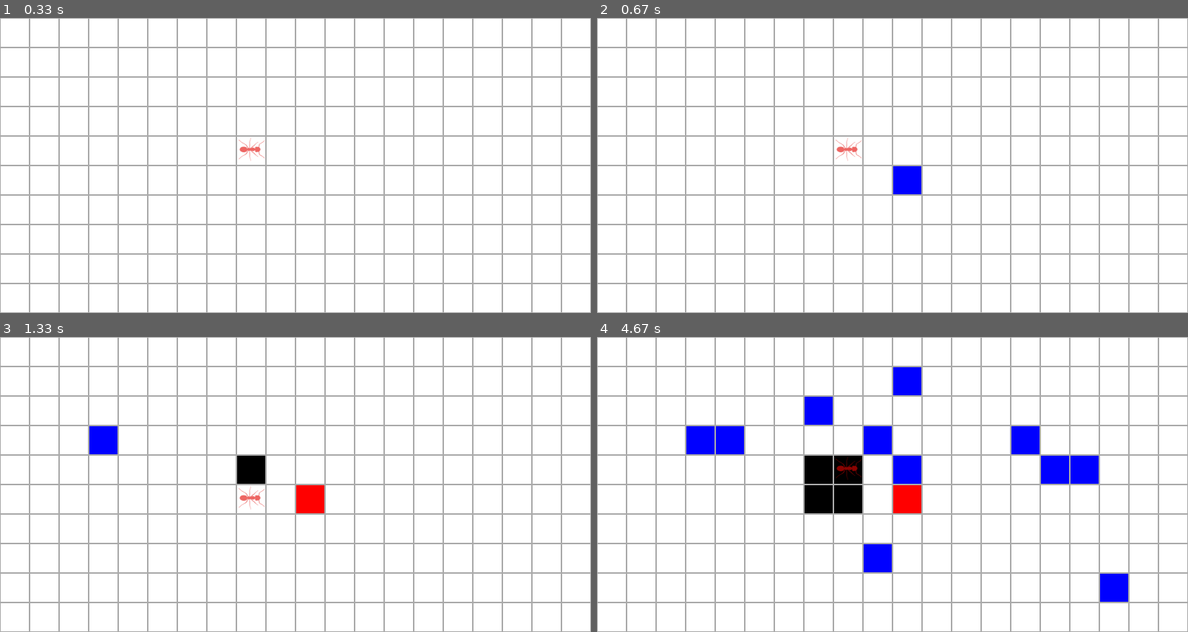
Above: before the commit, frames 1-4 (two rows, left to right).
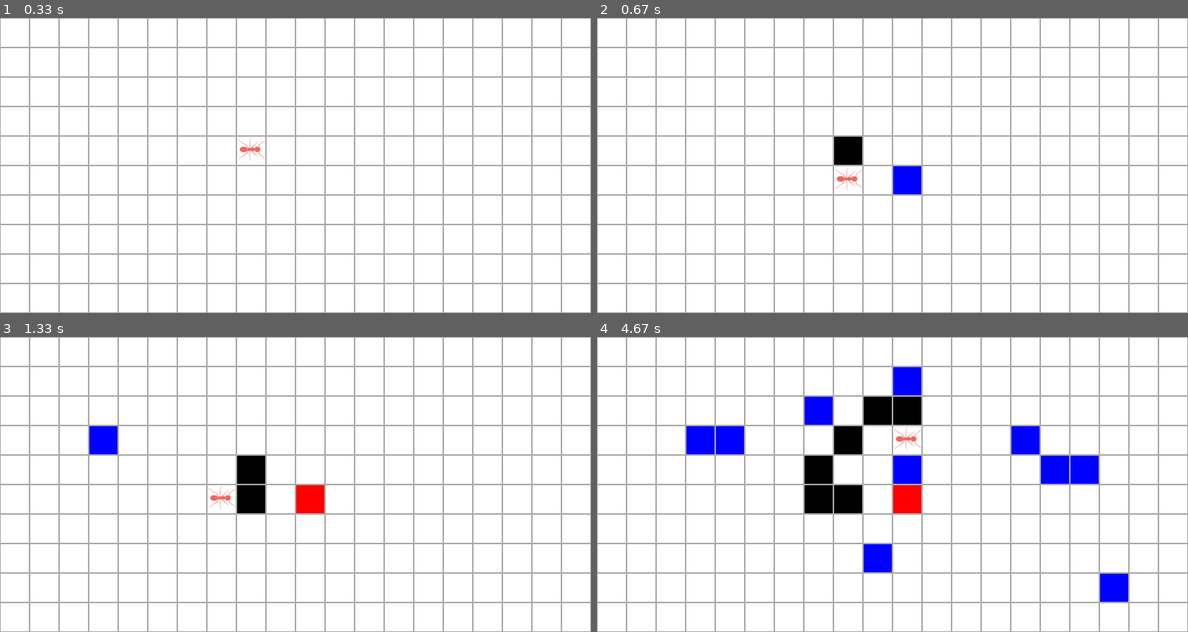
Above: after the commit, the same moments.

Repository: rasmusgraver/IT2_pensum_2025
Game: pygame game, started from Kap 4B Rutenett/LangtonsMaur/main.py
Same seed, same stepped clock (60 frames per second), same inputs: the game is played once before the commit and once after it.
Inputs (mouse positions are in pixels of both pictures, inside the frame that each line leads up to):
- Up to frame 1 (0.33 s): no input
- Up to frame 2 (0.67 s): click (892, 165) at 0.38 s
- Up to frame 3 (1.33 s): click (295, 502) at 0.72 s; click (112, 440) at 1.05 s
- Up to frame 4 (4.67 s): click (1111, 587) at 1.38 s; click (904, 384) at 1.72 s; click (862, 561) at 2.05 s; click (874, 434) at 2.38 s; click (809, 422) at 2.72 s; click (1046, 457) at 3.05 s; click (1075, 478) at 3.38 s; click (1016, 431) at 3.72 s; click (721, 425) at 4.05 s; click (916, 472) at 4.38 s

Frame 1 is identical in both runs. In frame 2, 0.6% of the frame differs, in the area x 40-45%, y 40-59%; in frame 3, 0.6%; in frame 4, 2.4%, in the area x 40-55%, y 20-50%.

Commit message:
Update main.py

Diff:
--- a/Kap 4B Rutenett/LangtonsMaur/main.py
+++ b/Kap 4B Rutenett/LangtonsMaur/main.py
@@ -32,8 +32,8 @@
     vindu.fill(WHITE)
     rutenett.draw(vindu)
 
-    # Hvert sekund:
-    if framecounter % FPS == 0:
+    # Hvert sekund (eller hvert halve...):
+    if framecounter % (FPS//2) == 0:
         maur.flytt()
 
     maur.draw(vindu)
